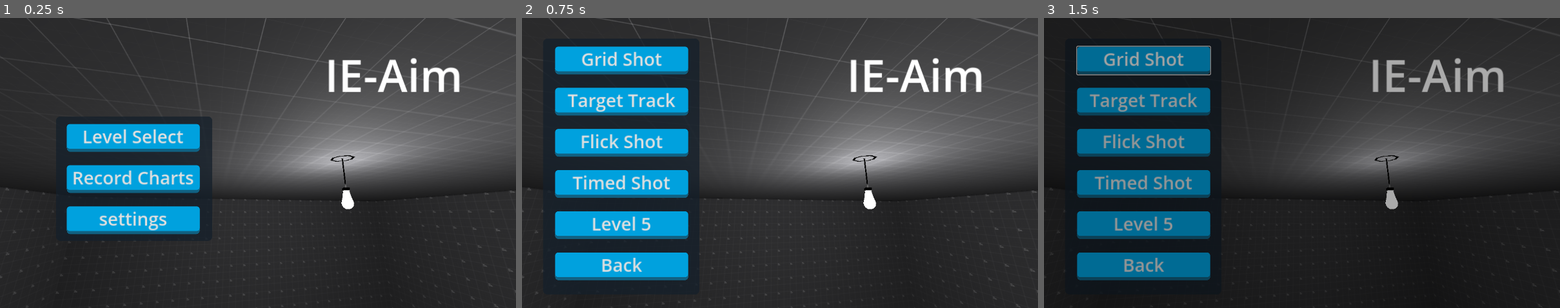
Above: before the commit, frames 1-3 (left to right).
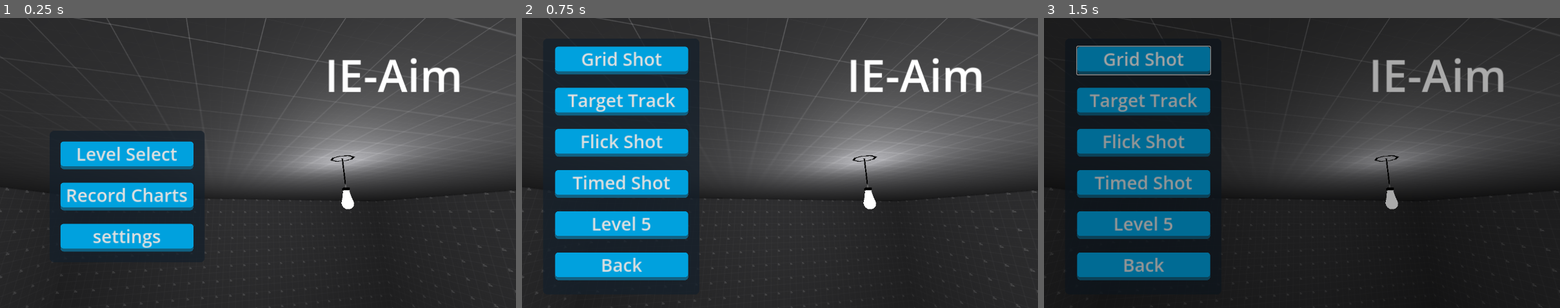
Above: after the commit, the same moments.

Repository: PureAsbestos/ie-aim
Game: Godot game, scene res://scenes/main.tscn
The game is run twice, just before and just after one commit, with the same random seed, the same clock (stepped at 60 frames per second) and the same inputs.
Inputs:
- Up to frame 1 (0.25 s): no input
- Up to frame 2 (0.75 s): click "Level Select" at 0.5 s
- Up to frame 3 (1.5 s): click "Grid Shot" at 1.25 s

The runs differ from the first frame. In frame 1, 11% of the frame differs, in the area x 10-42%, y 34-85%; in frame 2, nothing differs; in frame 3, nothing differs.

Commit message:
Adjust title UI slightly

Diff:
--- a/scenes/menus/title.tscn
+++ b/scenes/menus/title.tscn
@@ -11,6 +11,7 @@
 anchors_preset = 0
 theme = ExtResource("1_fr6sq")
 script = ExtResource("1_1gvb7")
+metadata/_edit_horizontal_guides_ = []
 
 [node name="SubViewportContainer" type="SubViewportContainer" parent="."]
 layout_mode = 0
@@ -48,17 +49,17 @@
 
 [node name="Panel" type="Panel" parent="."]
 layout_mode = 0
-offset_left = 125.0
-offset_top = 220.0
-offset_right = 474.0
-offset_bottom = 498.0
+offset_left = 111.0
+offset_top = 252.0
+offset_right = 457.0
+offset_bottom = 546.0
 
 [node name="VBoxContainer" type="VBoxContainer" parent="Panel"]
 layout_mode = 0
 offset_left = 24.0
-offset_top = 17.0
+offset_top = 24.0
 offset_right = 321.0
-offset_bottom = 263.0
+offset_bottom = 270.0
 
 [node name="levelSelect" type="Button" parent="Panel/VBoxContainer"]
 layout_mode = 2
